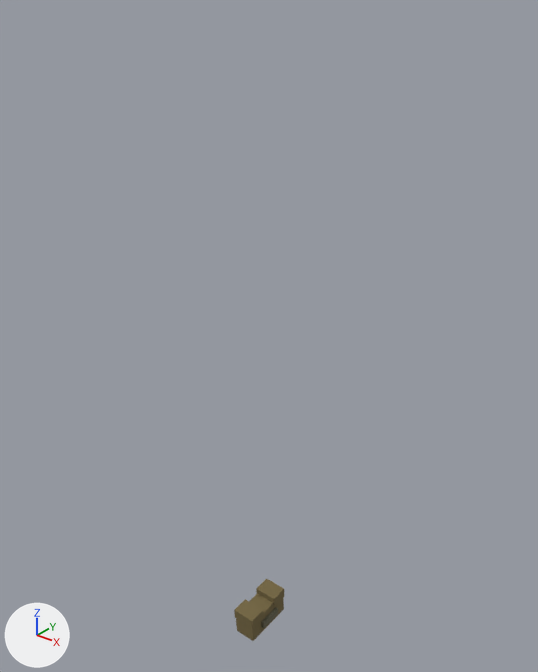
One commit to the glTF model assets/models/gear/prc25_handset.glb: the scene before it, then after it.
Before and after are seen from a 50 mm camera at (1.048, -1.163, 1.618) aimed at (0.098, 0.025, 0.882). The lights are fixed; the arrows at lower left show +X, +Y and +Z. The first picture is the older version. Vertices at exactly the same position are counted once.

Names of what the first picture shows: 'prc25_handset'.
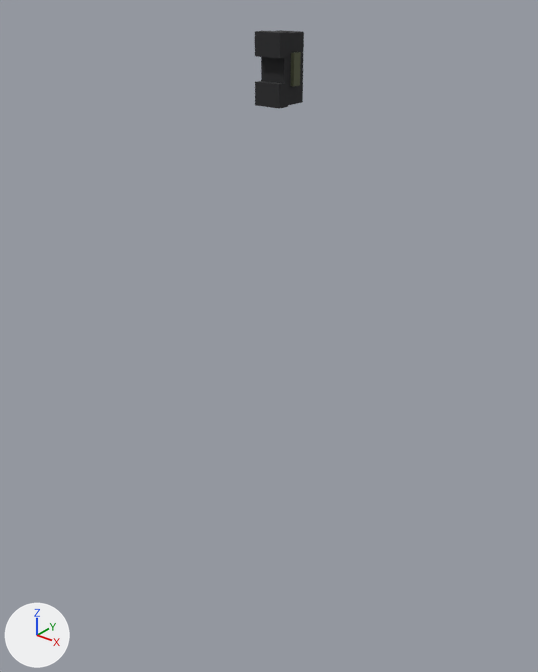
The change, as a diff of the scene's bpy script:
```diff
--- a/assets/models/gear/prc25_handset.glb.py
+++ b/assets/models/gear/prc25_handset.glb.py
@@ me_prc25_handset @@
 me_prc25_handset.from_pydata(...)  # 32 vertices, 48 faces; spans x 0.085..0.151, y -0.002..0.075, z 1.388..1.522
 # used by ob_prc25_handset; parent = ob_mixamorig_spine2; location = (0.0, -1.425, -1.372); rotation_euler = (-1.469, 0.0, 0.0), in degrees (-84, 0, 0)
+# me_prc25_handset part 1: texture (UV) coordinates of 48 of 48 faces, centred in x 0.085..0.151, y -0.002..0.075, z 1.388..1.522, changed; they spanned u 0.17..0.72, v 0.5..0.5 and now span u 0.12..0.54, v 0.5..0.5
 me_prc25_handset.materials.append(mat_gear_atlas)
@@ ob_prc25_handset @@
 ob_prc25_handset.parent = ob_mixamorig_spine2
-ob_prc25_handset.location = (0.0, -1.425, -1.372)
-ob_prc25_handset.rotation_euler = (-1.469, 0.0, 0.0)  # degrees (-84, 0, 0)
+ob_prc25_handset.location = (0.0, 0.0654, -1.363)
+ob_prc25_handset.rotation_euler = (0.051, 0.0, 0.0)  # degrees (2.9, 0, 0)
```

Boxes (x1, y1, x2, y2) around the edits, measured in the pictures (538 x 672 px):
'prc25_handset', surface changed, moved, turned: before (234, 579, 284, 641); after (255, 30, 304, 109)
